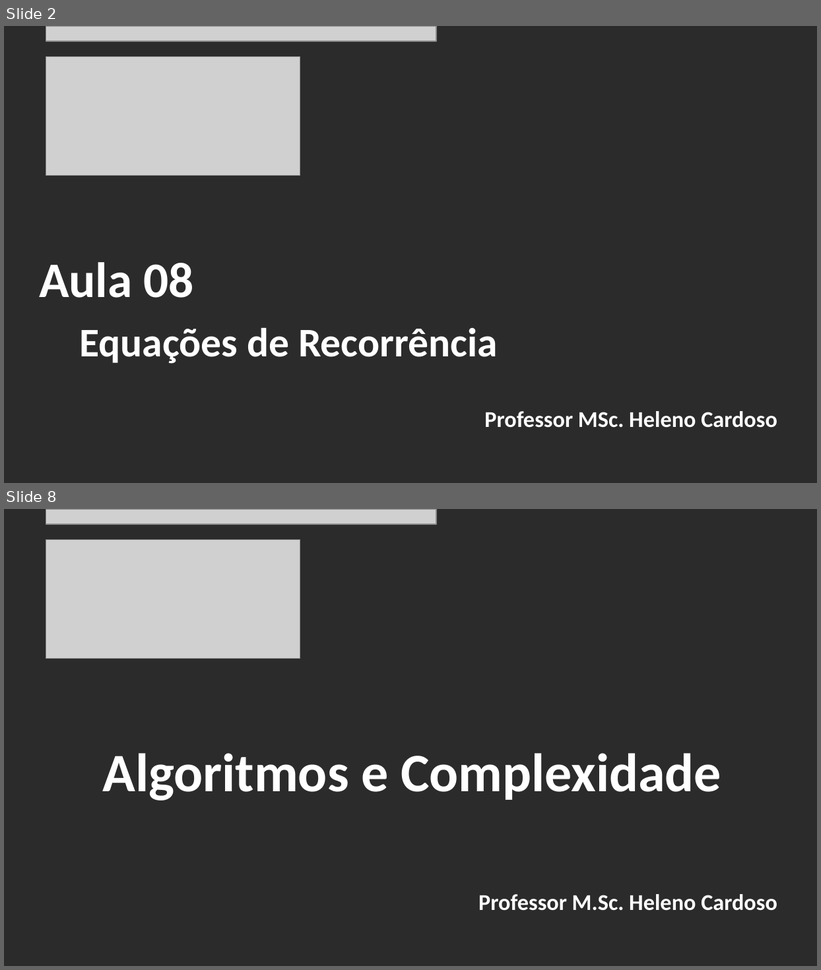
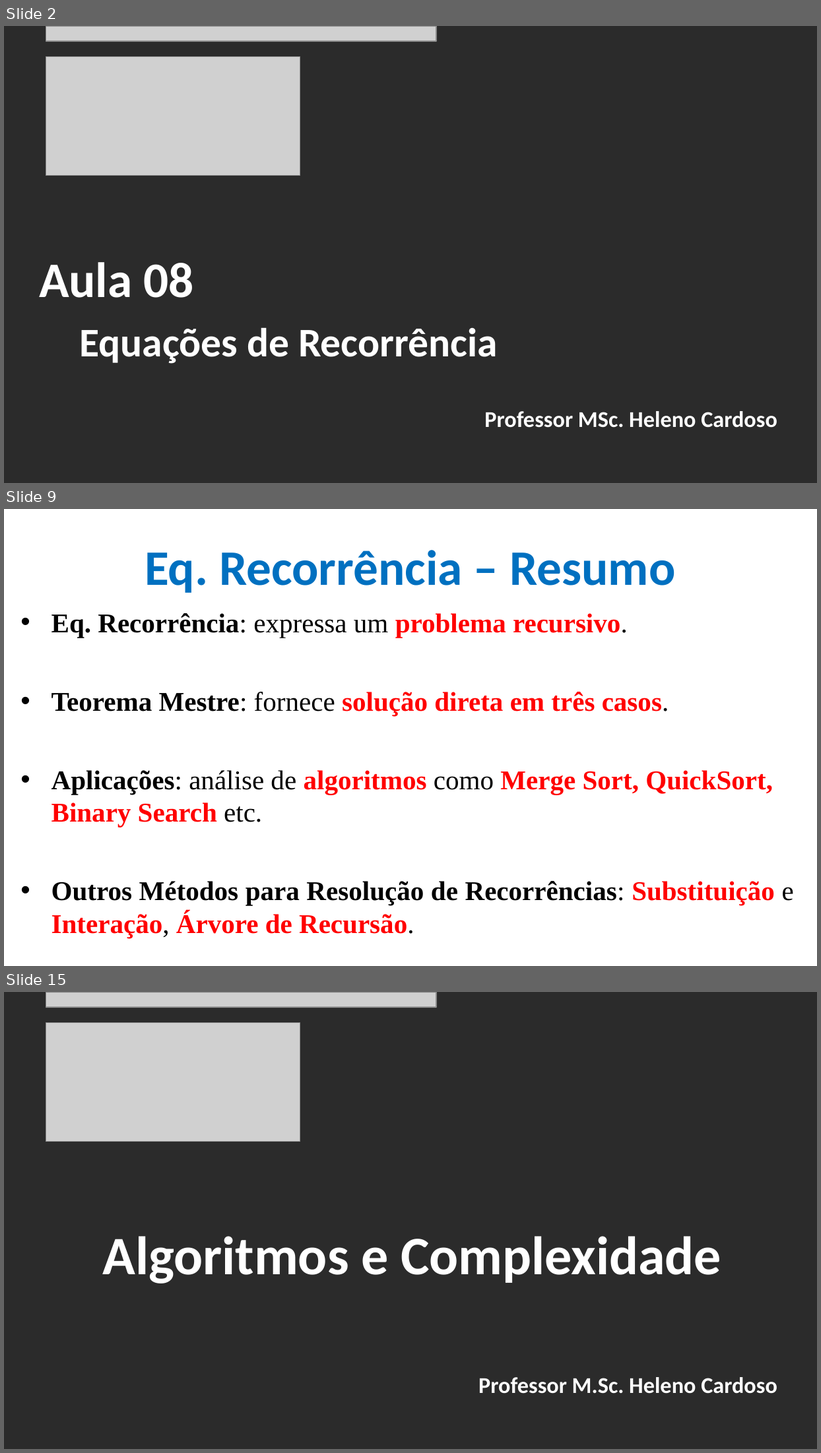
Before and after one commit to CloudEducationBrazil/WydenAlgoritmosEComplexidade, a slide deck: 01 Classes/Aula 08 - Algoritmos e Complexidade - Equações de Recorrência.pptx. Shown one above the other, each under a label of ours: slides 2 and 8 before the commit, slides 2, 9 and 15 after it; the slides between them are not shown. The pictures are 821x970 and 821x1453 pixels, drawn with LibreOffice and Linux fonts; fonts in the diff are those of the drawing; grey boxes stand for pictures; background and template pictures are left out; a plain dark background stands for a picture behind light text. Boxes give left, top, right and bottom in pixels: in the first picture for what was removed or moved away, otherwise in the second. Text is boxed around its words. In the diff, an @@ line names an element or a change of style, - is before the commit and + after.

Commit message:
Alg e Comp Análise de Recorrencia 07102025

```diff
--- a/01 Classes/Aula 08 - Algoritmos e Complexidade - Equações de Recorrência.pptx
+++ b/01 Classes/Aula 08 - Algoritmos e Complexidade - Equações de Recorrência.pptx
@@ slide 9 added at (4, 509, 817, 966), background picture (left out) @@
@@ title added at (145, 550, 675, 593), 44 pt, text #0070C0, bold @@
+Eq. Recorrência – Resumo
@@ text added at (52, 613, 794, 939), 24 pt, text #000000, bold @@
+• Eq. Recorrência: expressa um problema recursivo.
+• Teorema Mestre: fornece solução direta em três casos.
+• Aplicações: análise de algoritmos como Merge Sort, QuickSort, Binary Search etc.
+• Outros Métodos para Resolução de Recorrências: Substituição e Interação, Árvore de Recursão.
@@ what was slide 8 is now slide 15 @@
```
Also in this commit, not shown: 5 slides changed, 6 other slides added, 1 other file.
